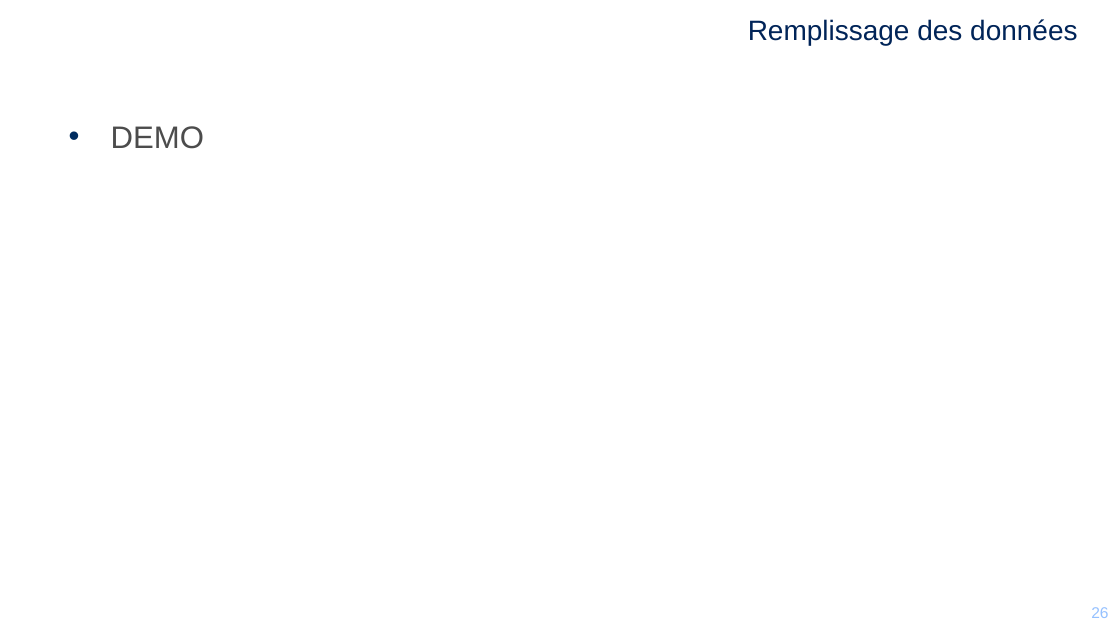
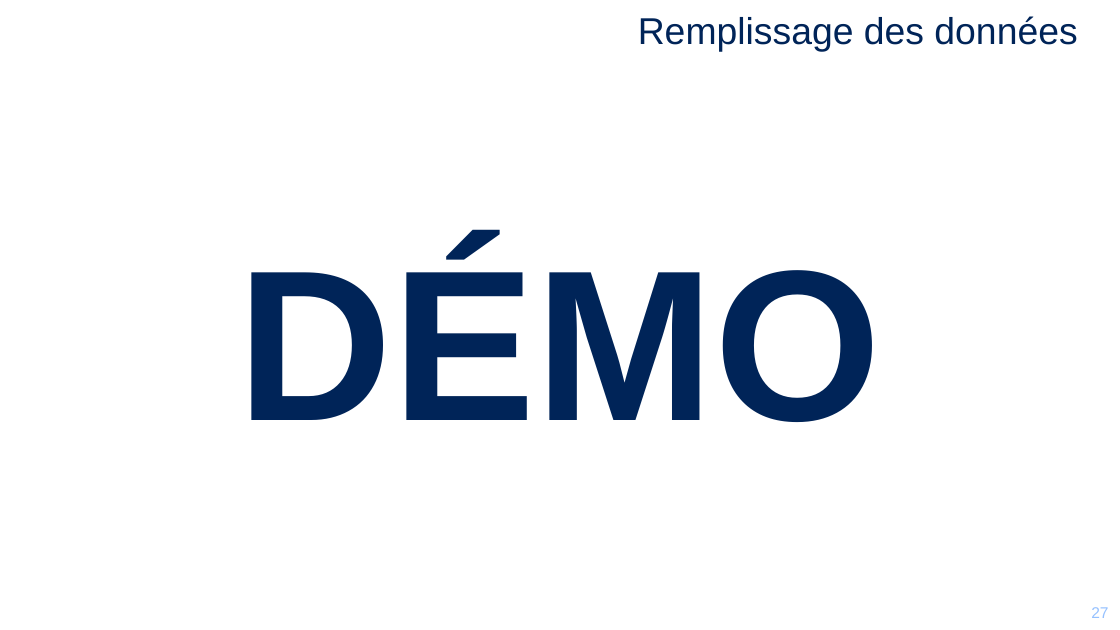
Before and after one commit to mikrob/perfuniversity, a slide deck: slide 27 of PerfUniversity.pptx (slide 26 before the commit). Drawn at 1120x630 pixels with LibreOffice and Linux fonts; fonts in the diff are those of the drawing; background and template pictures are left out. Boxes give left, top, right and bottom in pixels: in the first picture for what was removed or moved away, otherwise in the second. Text is boxed around its words. In the diff, an @@ line names an element or a change of style, - is before the commit and + after.

```diff
--- a/PerfUniversity.pptx
+++ b/PerfUniversity.pptx
@@ title "Remplissage des données" at (x1=638, y1=16, x2=1077, y2=52): size 18 to 24 pt @@
@@ text removed at (x1=111, y1=126, x2=204, y2=149) @@
-• DEMO
@@ text added at (x1=238, y1=250, x2=882, y2=422), 138 pt, text #002458, bold @@
+DÉMO
@@ page number at (x1=1082, y1=607, x2=1099, y2=618): text changed @@
-26
+27
@@ page number at (x1=1091, y1=607, x2=1108, y2=618): text changed @@
-26
+27
```
Also in this commit, not shown: 13 other slides changed, 8 slides added, 12 slides removed.
